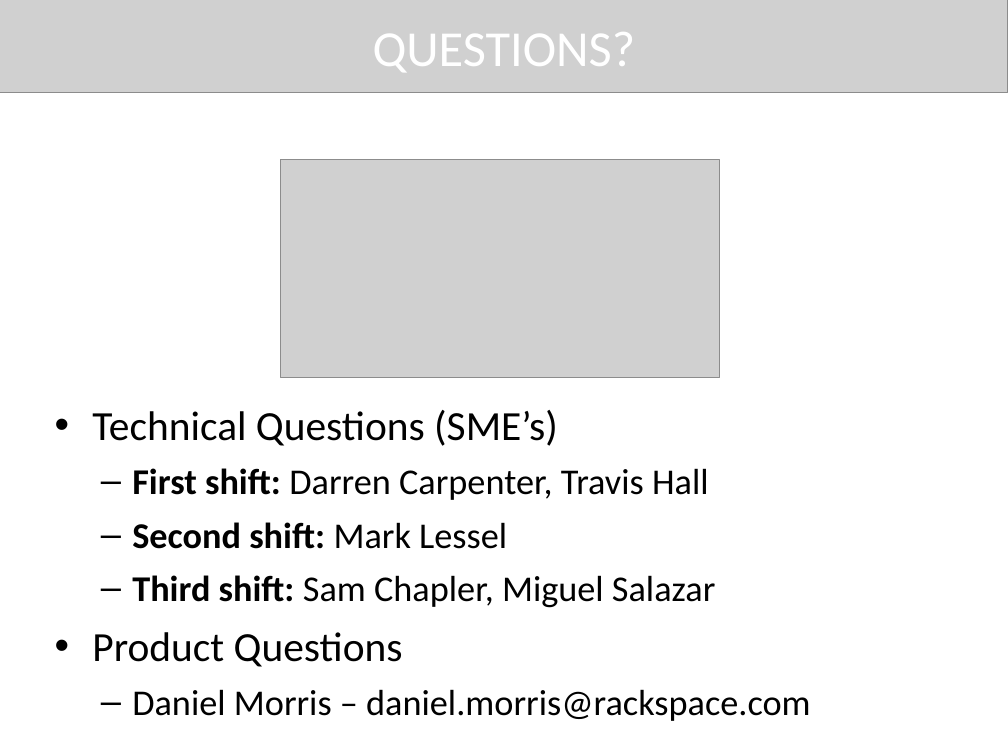
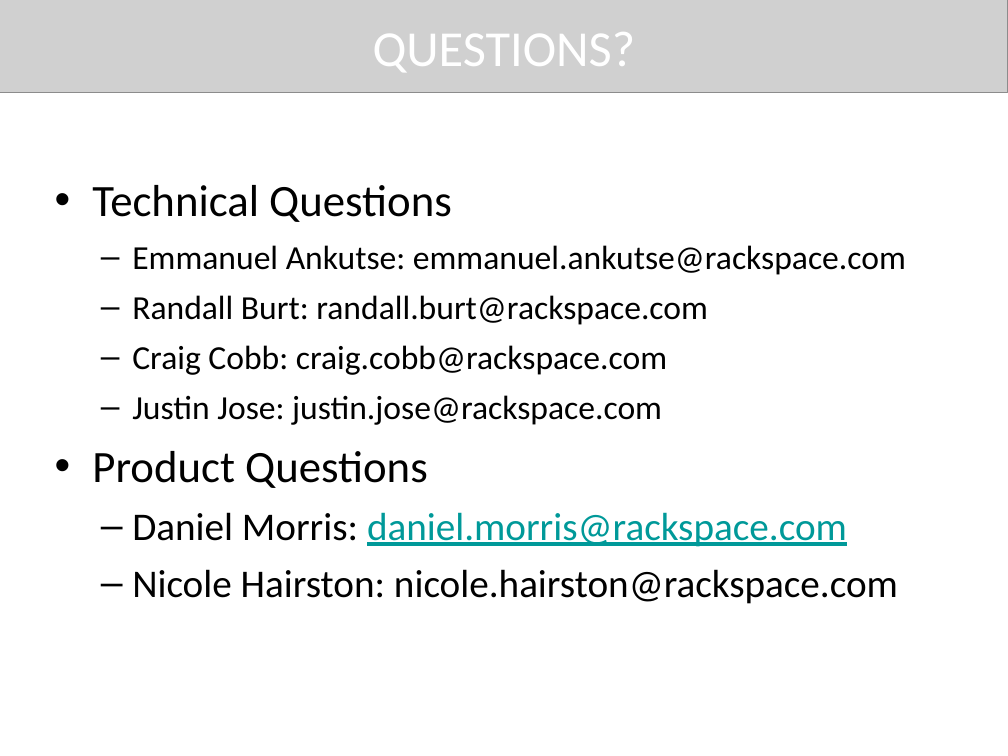
Before and after one commit to rackerlabs/docs-cloud-dns, a slide deck: slide 11 of techtalk/CloudDNS-TechTalkTemplate.pptx (slide 12 before the commit). Drawn at 1008x756 pixels with LibreOffice and Linux fonts; fonts in the diff are those of the drawing; grey boxes stand for pictures; background and template pictures are left out. Boxes give left, top, right and bottom in pixels: in the first picture for what was removed or moved away, otherwise in the second. Text is boxed around its words. In the diff, an @@ line names an element or a change of style, - is before the commit and + after.

```diff
--- a/techtalk/CloudDNS-TechTalkTemplate.pptx
+++ b/techtalk/CloudDNS-TechTalkTemplate.pptx
@@ text "Technical Questions": place and size @@
-text "Technical Questions" at <box>92,410,810,721</box>
+text "Technical Questions" at <box>92,185,906,604</box>
@@ picture removed at <box>280,159,719,378</box> @@
@@ text at <box>92,185,906,425</box>: text changed; size 25.9 to 24 pt @@
-• Technical Questions (SME’s)
-  – First shift: Darren Carpenter, Travis Hall
-  – Second shift: Mark Lessel
-  – Third shift: Sam Chapler, Miguel Salazar
+• Technical Questions
+  – Emmanuel Ankutse: emmanuel.ankutse@rackspace.com
+  – Randall Burt: randall.burt@rackspace.com
+  – Craig Cobb: craig.cobb@rackspace.com
+  – Justin Jose: justin.jose@rackspace.com
@@ text at <box>92,451,428,488</box>: size 29.6 to 32 pt in "Product Questions" @@
@@ text at <box>132,512,898,604</box>: text changed; size 25.9 to 28 pt @@
-  – Daniel Morris – daniel.morris@rackspace.com
+  – Daniel Morris: daniel.morris@rackspace.com
+  – Nicole Hairston: nicole.hairston@rackspace.com
```
Also in this commit, not shown: 6 other slides changed, 1 slide added, 3 slides removed.
